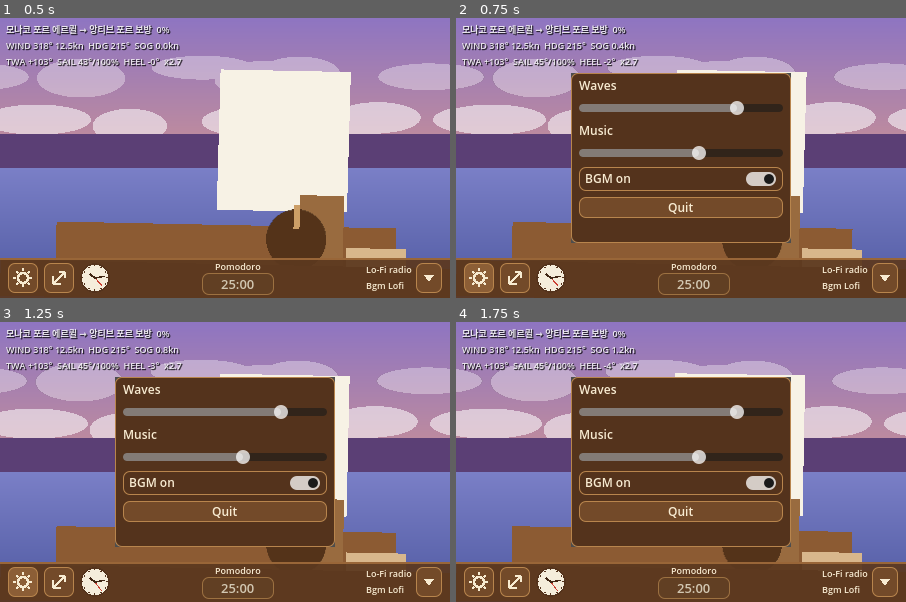
Above: before the commit, frames 1-4 (two rows, left to right).
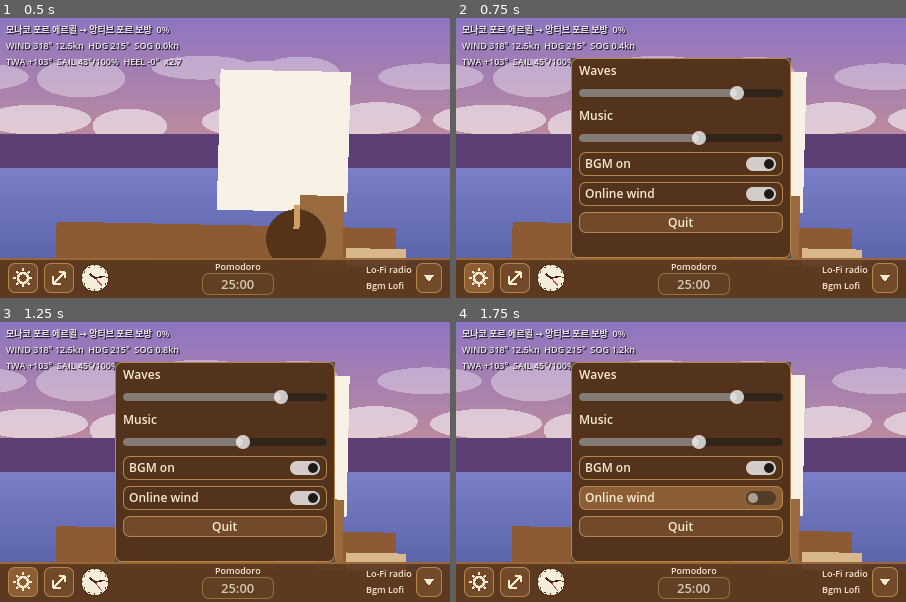
Above: after the commit, the same moments.

Repository: sscori-stack/sscori
Game: Godot game, scene res://scenes/main.tscn
Same seed, same stepped clock (60 frames per second), same inputs: the game is played once before the commit and once after it.
Inputs (mouse positions are in pixels of both pictures, inside the frame that each line leads up to):
- Up to frame 1 (0.5 s): no input
- Up to frame 2 (0.75 s): click (478, 278) at 0.5 s
- Up to frame 3 (1.25 s): no input
- Up to frame 4 (1.75 s): click (681, 498) at 1.25 s, where only the run after the commit has a clickable "Online wind"

Frame 1 is identical in both runs. In frame 2, 18% of the frame differs, in the area x 25-75%, y 14-86%; in frame 3, 18%; in frame 4, 19%.

Commit message:
sailing-companion: 8단계 - Open-Meteo 실제 바람 연동, 온라인 토글, 항해 상태 저장/복원
- WindService 오토로드: 현재 배 위치의 풍향·풍속·거스트를 30분마다 요청, 실패 시 5분 후 재시도,
  3회 연속 실패면 계절풍으로 복귀. 응답 파서/URL 빌더는 정적 함수(테스트 대상)
- 설정 팝업에 '실제 바람(온라인)' 토글 추가(끄면 계절풍만 사용, 네트워크 미사용)
- Voyage: user://voyage.cfg 에 30초마다·구간 변경·종료 시 저장, 시작 시 복원(3시간 내 온라인 바람도 복원)
- tests: 파서 6개 + 저장/복원 5개 검사 추가 (총 50개)

Co-Authored-By: Claude Fable 5.1 <noreply@anthropic.com>
Claude-Session: https://claude.ai/code/session_01JyYEMB3CxvucBmerwAjVBW

Diff:
--- a/sailing-companion/project.godot
+++ b/sailing-companion/project.godot
@@ -22,6 +22,7 @@
 Settings="*res://scripts/autoload/settings.gd"
 AudioManager="*res://scripts/autoload/audio_manager.gd"
 Voyage="*res://scripts/autoload/voyage.gd"
+WindService="*res://scripts/autoload/wind_service.gd"
 
 [display]
 
--- a/sailing-companion/scenes/ui/settings_popup.tscn
+++ b/sailing-companion/scenes/ui/settings_popup.tscn
@@ -3,12 +3,12 @@
 [ext_resource type="Script" path="res://scripts/ui/settings_popup.gd" id="1_popup"]
 
 [node name="SettingsPopup" type="PopupPanel"]
-size = Vector2i(220, 170)
+size = Vector2i(220, 200)
 script = ExtResource("1_popup")
 
 [node name="VBox" type="VBoxContainer" parent="."]
 offset_right = 212.0
-offset_bottom = 162.0
+offset_bottom = 192.0
 theme_override_constants/separation = 6
 
 [node name="AmbientLabel" type="Label" parent="VBox"]
@@ -41,6 +41,12 @@
 button_pressed = true
 text = "BGM on"
 
+[node name="WindOnlineCheck" type="CheckButton" parent="VBox"]
+unique_name_in_owner = true
+layout_mode = 2
+button_pressed = true
+text = "Online wind"
+
 [node name="QuitButton" type="Button" parent="VBox"]
 unique_name_in_owner = true
 layout_mode = 2
--- a/sailing-companion/scripts/autoload/settings.gd
+++ b/sailing-companion/scripts/autoload/settings.gd
@@ -10,6 +10,8 @@
 var ambient_volume: float = 0.8
 var music_volume: float = 0.6
 var bgm_enabled: bool = true
+## 온라인(Open-Meteo) 바람 관측 사용 여부. 끄면 계절풍 통계만 사용.
+var wind_online_enabled: bool = true
 
 
 func _ready() -> void:
@@ -24,6 +26,7 @@
 	ambient_volume = clampf(float(cfg.get_value("audio", "ambient_volume", ambient_volume)), 0.0, 1.0)
 	music_volume = clampf(float(cfg.get_value("audio", "music_volume", music_volume)), 0.0, 1.0)
 	bgm_enabled = bool(cfg.get_value("audio", "bgm_enabled", bgm_enabled))
+	wind_online_enabled = bool(cfg.get_value("voyage", "wind_online_enabled", wind_online_enabled))
 
 
 func save_settings() -> void:
@@ -32,6 +35,7 @@
 	cfg.set_value("audio", "ambient_volume", ambient_volume)
 	cfg.set_value("audio", "music_volume", music_volume)
 	cfg.set_value("audio", "bgm_enabled", bgm_enabled)
+	cfg.set_value("voyage", "wind_online_enabled", wind_online_enabled)
 	var err := cfg.save(SETTINGS_PATH)
 	if err != OK:
 		push_warning("settings.cfg 저장 실패: %s" % error_string(err))
--- a/sailing-companion/scripts/autoload/voyage.gd
+++ b/sailing-companion/scripts/autoload/voyage.gd
@@ -8,6 +8,12 @@
 
 ## 도착 후 정박 시간(실시간 초).
 const DWELL_SECONDS := 300.0
+const SAVE_PATH := "user://voyage.cfg"
+const AUTOSAVE_SECONDS := 30.0
+## 저장된 온라인 바람이 이보다 오래되면 무시(초).
+const SAVED_WIND_MAX_AGE := 3 * 3600
+
+var _autosave_timer: float = AUTOSAVE_SECONDS
 
 var sim: SailingSim
 var wind: WindModel
@@ -21,10 +27,20 @@
 	_rng.randomize()
 	wind = WindModel.new()
 	sim = SailingSim.new(wind)
-	start_leg(Marinas.DEFAULT_LEG, false)
+	if not load_state():
+		start_leg(Marinas.DEFAULT_LEG, false)
+
+
+func _notification(what: int) -> void:
+	if what == NOTIFICATION_WM_CLOSE_REQUEST or what == NOTIFICATION_EXIT_TREE:
+		save_state()
 
 
 func _process(delta: float) -> void:
+	_autosave_timer -= delta
+	if _autosave_timer <= 0.0:
+		_autosave_timer = AUTOSAVE_SECONDS
+		save_state()
 	if moored:
 		wind.step(delta)
 		dwell_remaining -= delta
@@ -36,6 +52,7 @@
 		moored = true
 		dwell_remaining = DWELL_SECONDS
 		arrived.emit(sim.end_id)
+		save_state()
 
 
 func start_leg(index: int, reversed: bool) -> void:
@@ -44,6 +61,7 @@
 	apply_climatology_fallback(true)
 	leg_started.emit(sim)
 	departed.emit(sim.start_id)
+	save_state()
 
 
 func depart_next() -> void:
@@ -53,6 +71,7 @@
 	apply_climatology_fallback(false)
 	leg_started.emit(sim)
 	departed.emit(from_id)
+	save_state()
 
 
 ## 온라인 바람이 없을 때: 출발 마리나 해역의 이번 달 계절풍을 기준값으로.
@@ -62,6 +81,58 @@
 	var region: String = Marinas.get_marina(sim.start_id).get("region", "ligurian")
 	var month: int = Time.get_datetime_dict_from_system()["month"]
 	wind.set_base_from_climatology(region, month, immediate)
+
+
+# ---------------------------------------------------------------- 저장/복원
+
+func save_state() -> void:
+	var cfg := ConfigFile.new()
+	cfg.set_value("sim", "state", sim.to_dict())
+	cfg.set_value("sim", "moored", moored)
+	cfg.set_value("sim", "dwell_remaining", dwell_remaining)
+	cfg.set_value("wind", "source", wind.source)
+	cfg.set_value("wind", "base_dir", wind.base_dir)
+	cfg.set_value("wind", "base_speed", wind.base_speed)
+	cfg.set_value("wind", "base_gust", wind.base_gust)
+	cfg.set_value("wind", "saved_unix", int(Time.get_unix_time_from_system()))
+	var err := cfg.save(SAVE_PATH)
+	if err != OK:
+		push_warning("voyage.cfg 저장 실패: %s" % error_string(err))
+
+
+## 저장된 항해가 있으면 복원하고 true. 없거나 깨졌으면 false.
+func load_state() -> bool:
+	var cfg := ConfigFile.new()
+	if cfg.load(SAVE_PATH) != OK:
+		return false
+	var state: Variant = cfg.get_value("sim", "state", null)
+	if not (state is Dictionary) or not state.has("leg_index"):
+		return false
+	var leg_index := int(state["leg_index"])
+	if leg_index < 0 or leg_index >= Marinas.LEGS.size():
+		return false
+	sim.from_dict(state)
+	moored = bool(cfg.get_value("sim", "moored", false))
+	dwell_remaining = float(cfg.get_value("sim", "dwell_remaining", 0.0))
+	if moored and dwell_remaining <= 0.0:
+		dwell_remaining = 5.0
+
+	var saved_unix := int(cfg.get_value("wind", "saved_unix", 0))
+	var age := int(Time.get_unix_time_from_system()) - saved_unix
+	if str(cfg.get_value("wind", "source", "")) == "api" and age >= 0 and age < SAVED_WIND_MAX_AGE:
+		wind.set_base(float(cfg.get_value("wind", "base_dir", 0.0)), float(cfg.get_value("wind", "base_speed", 10.0)),
+			float(cfg.get_value("wind", "base_gust", -1.0)), "api", true)
+	else:
+		apply_climatology_fallback(true)
+	leg_started.emit(sim)
+	return true
+
+
+## 저장 파일 삭제 후 기본 구간부터 새로 시작.
+func reset_voyage() -> void:
+	if FileAccess.file_exists(SAVE_PATH):
+		DirAccess.remove_absolute(SAVE_PATH)
+	start_leg(Marinas.DEFAULT_LEG, false)
 
 
 ## 표시용 요약 문자열(디버그/위젯).
--- /dev/null
+++ b/sailing-companion/scripts/autoload/wind_service.gd
@@ -0,0 +1,119 @@
+extends Node
+## 실제 바람 관측: Open-Meteo(무료, 키 불필요)에서 현재 배 위치의 풍향·풍속·거스트를 주기적으로 받아
+## Voyage.wind 의 기준값으로 넣는다. 실패하거나 설정에서 끄면 계절풍 폴백이 그대로 유지된다.
+
+signal wind_updated(direction_deg: float, speed_kn: float, gust_kn: float)
+signal request_failed(reason: String)
+
+const ENDPOINT := "https://api.open-meteo.com/v1/forecast"
+const REFRESH_SECONDS := 1800.0
+const RETRY_SECONDS := 300.0
+const FIRST_FETCH_DELAY := 3.0
+## 연속 실패가 이 횟수를 넘으면 계절풍으로 되돌린다.
+const MAX_FAILURES_BEFORE_FALLBACK := 3
+
+var last_success_unix: int = 0
+var last_error: String = ""
+var consecutive_failures: int = 0
+
+var _http: HTTPRequest
+var _timer: float = FIRST_FETCH_DELAY
+var _busy: bool = false
+
+
+func _ready() -> void:
+	_http = HTTPRequest.new()
+	_http.timeout = 15.0
+	_http.request_completed.connect(_on_request_completed)
+	add_child(_http)
+
+
+func _process(delta: float) -> void:
+	if not Settings.wind_online_enabled or _busy:
+		return
+	_timer -= delta
+	if _timer <= 0.0:
+		fetch_now()
+
+
+## 현재 배 위치 기준으로 즉시 요청.
+func fetch_now() -> void:
+	if _busy or not Settings.wind_online_enabled:
+		return
+	var sim: SailingSim = Voyage.sim
+	var url := build_url(sim.lat, sim.lon)
+	var err := _http.request(url)
+	if err != OK:
+		_fail("request error %s" % error_string(err))
+		return
+	_busy = true
+
+
+static func build_url(lat: float, lon: float) -> String:
+	return "%s?latitude=%.3f&longitude=%.3f&current=wind_speed_10m,wind_direction_10m,wind_gusts_10m&wind_speed_unit=kn" % [ENDPOINT, lat, lon]
+
+
+## 응답 JSON → {dir, speed, gust} 또는 빈 Dictionary.
+static func parse_response(body: PackedByteArray) -> Dictionary:
+	var json := JSON.new()
+	if json.parse(body.get_string_from_utf8()) != OK:
+		return {}
+	var data: Variant = json.data
+	if not (data is Dictionary) or not data.has("current"):
+		return {}
+	var current: Dictionary = data["current"]
+	if not current.has("wind_direction_10m") or not current.has("wind_speed_10m"):
+		return {}
+	var dir_v: Variant = current["wind_direction_10m"]
+	var spd_v: Variant = current["wind_speed_10m"]
+	if dir_v == null or spd_v == null:
+		return {}
+	var gust_v: Variant = current.get("wind_gusts_10m", null)
+	return {
+		"dir": float(dir_v),
+		"speed": float(spd_v),
+		"gust": float(gust_v) if gust_v != null else -1.0,
+	}
+
+
+func _on_request_completed(result: int, response_code: int, _headers: PackedStringArray, body: PackedByteArray) -> void:
+	_busy = false
+	if result != HTTPRequest.RESULT_SUCCESS or response_code != 200:
+		_fail("http result=%d code=%d" % [result, response_code])
+		return
+	var parsed := parse_response(body)
+	if parsed.is_empty():
+		_fail("unexpected response")
+		return
+	apply_observation(parsed["dir"], parsed["speed"], parsed["gust"])
+	_timer = REFRESH_SECONDS
+
+
+## 관측값을 바람 모델에 적용(테스트에서도 직접 호출).
+func apply_observation(direction_deg: float, speed_kn: float, gust_kn: float) -> void:
+	consecutive_failures = 0
+	last_error = ""
+	last_success_unix = int(Time.get_unix_time_from_system())
+	Voyage.wind.set_base(direction_deg, speed_kn, gust_kn, "api")
+	wind_updated.emit(direction_deg, speed_kn, gust_kn)
+
+
+func _fail(reason: String) -> void:
+	last_error = reason
+	consecutive_failures += 1
+	_timer = RETRY_SECONDS
+	if consecutive_failures >= MAX_FAILURES_BEFORE_FALLBACK and Voyage.wind.source == "api":
+		Voyage.wind.source = "climatology"
+		Voyage.apply_climatology_fallback(false)
+	request_failed.emit(reason)
+
+
+func status_text() -> String:
+	if not Settings.wind_online_enabled:
+		return "offline"
+	if _busy:
+		return "fetching"
+	if last_success_unix > 0:
+		var age := int(Time.get_unix_time_from_system()) - last_success_unix
+		return "api %dm ago" % (age / 60)
+	return "no data" if last_error == "" else "error"
--- a/sailing-companion/scripts/ui/settings_popup.gd
+++ b/sailing-companion/scripts/ui/settings_popup.gd
@@ -6,6 +6,7 @@
 @onready var _music_label: Label = %MusicLabel
 @onready var _music_slider: HSlider = %MusicSlider
 @onready var _bgm_check: CheckButton = %BgmCheck
+@onready var _wind_online_check: CheckButton = %WindOnlineCheck
 @onready var _quit_button: Button = %QuitButton
 
 
@@ -14,11 +15,13 @@
 	_ambient_label.text = "파도 소리" if ko else "Waves"
 	_music_label.text = "음악" if ko else "Music"
 	_bgm_check.text = "BGM 켜기" if ko else "BGM on"
+	_wind_online_check.text = "실제 바람(온라인)" if ko else "Online wind"
 	_quit_button.text = "종료" if ko else "Quit"
 
 	_ambient_slider.value_changed.connect(func(v: float) -> void: AudioManager.set_ambient_volume(v))
 	_music_slider.value_changed.connect(func(v: float) -> void: AudioManager.set_music_volume(v))
 	_bgm_check.toggled.connect(func(on: bool) -> void: AudioManager.set_bgm_enabled(on))
+	_wind_online_check.toggled.connect(_on_wind_online_toggled)
 	_quit_button.pressed.connect(_on_quit_pressed)
 	about_to_popup.connect(_sync_from_settings)
 	popup_hide.connect(func() -> void: Settings.save_settings())
@@ -28,6 +31,16 @@
 	_ambient_slider.set_value_no_signal(Settings.ambient_volume)
 	_music_slider.set_value_no_signal(Settings.music_volume)
 	_bgm_check.set_pressed_no_signal(Settings.bgm_enabled)
+	_wind_online_check.set_pressed_no_signal(Settings.wind_online_enabled)
+
+
+func _on_wind_online_toggled(on: bool) -> void:
+	Settings.wind_online_enabled = on
+	if on:
+		WindService.fetch_now()
+	else:
+		Voyage.wind.source = "climatology"
+		Voyage.apply_climatology_fallback(false)
 
 
 func _on_quit_pressed() -> void:
--- a/sailing-companion/scripts/ui/ui_bar.gd
+++ b/sailing-companion/scripts/ui/ui_bar.gd
@@ -29,7 +29,7 @@
 
 
 func _on_settings_pressed() -> void:
-	_settings_popup.popup_centered(Vector2i(220, 170))
+	_settings_popup.popup_centered(Vector2i(220, 200))
 
 
 func _on_share_pressed() -> void:
--- a/sailing-companion/tests/sim_test.gd
+++ b/sailing-companion/tests/sim_test.gd
@@ -15,6 +15,8 @@
 	_test_serialization()
 	_test_wind_clamp_and_gust()
 	_test_all_legs_complete()
+	_test_wind_service_parser()
+	_test_voyage_persistence()
 	print("\n==== %d checks, %d failed ====" % [_count, _fails])
 	get_tree().quit(1 if _fails > 0 else 0)
 
@@ -165,3 +167,37 @@
 					all_ok = false
 					worst = "leg %d rev=%s wind=%.0f progress=%.2f" % [i, rev, wd, sim.progress()]
 	_check("all legs complete in every wind", all_ok, worst)
+
+
+func _test_wind_service_parser() -> void:
+	var WindServiceScript := load("res://scripts/autoload/wind_service.gd")
+	var sample := '{"latitude":43.7,"longitude":7.4,"current":{"time":"2026-09-15T12:00","wind_speed_10m":11.3,"wind_direction_10m":212,"wind_gusts_10m":17.9}}'
+	var parsed: Dictionary = WindServiceScript.parse_response(sample.to_utf8_buffer())
+	_check("parser: dir", is_equal_approx(parsed.get("dir", -1.0), 212.0))
+	_check("parser: speed", is_equal_approx(parsed.get("speed", -1.0), 11.3))
+	_check("parser: gust", is_equal_approx(parsed.get("gust", -1.0), 17.9))
+	_check("parser: garbage → empty", WindServiceScript.parse_response("not json".to_utf8_buffer()).is_empty())
+	_check("parser: missing current → empty", WindServiceScript.parse_response('{"a":1}'.to_utf8_buffer()).is_empty())
+	_check("parser: null values → empty", WindServiceScript.parse_response('{"current":{"wind_speed_10m":null,"wind_direction_10m":null}}'.to_utf8_buffer()).is_empty())
+	var url: String = WindServiceScript.build_url(43.734, 7.424)
+	_check("url has coords and units", "latitude=43.734" in url and "wind_speed_unit=kn" in url)
+
+
+func _test_voyage_persistence() -> void:
+	var voyage := get_node_or_null("/root/Voyage")
+	if voyage == null:
+		_check("voyage autoload present", false)
+		return
+	voyage.start_leg(1, true)
+	for i in 200:
+		voyage.sim.step(0.5)
+	voyage.save_state()
+	var before: Dictionary = voyage.sim.to_dict()
+	voyage.sim.start_leg(0, false)   # 메모리만 바꾼다(voyage.start_leg 은 저장까지 하므로 쓰지 않음)
+	_check("persistence: file exists", FileAccess.file_exists(voyage.SAVE_PATH))
+	_check("persistence: load ok", voyage.load_state())
+	var after: Dictionary = voyage.sim.to_dict()
+	_check("persistence: leg restored", after["leg_index"] == 1 and after["leg_reversed"] == true)
+	_check("persistence: position restored", is_equal_approx(after["lat"], before["lat"]) and is_equal_approx(after["lon"], before["lon"]))
+	voyage.reset_voyage()
+	_check("persistence: reset → default leg", voyage.sim.leg_index == Marinas.DEFAULT_LEG and not voyage.sim.leg_reversed)
